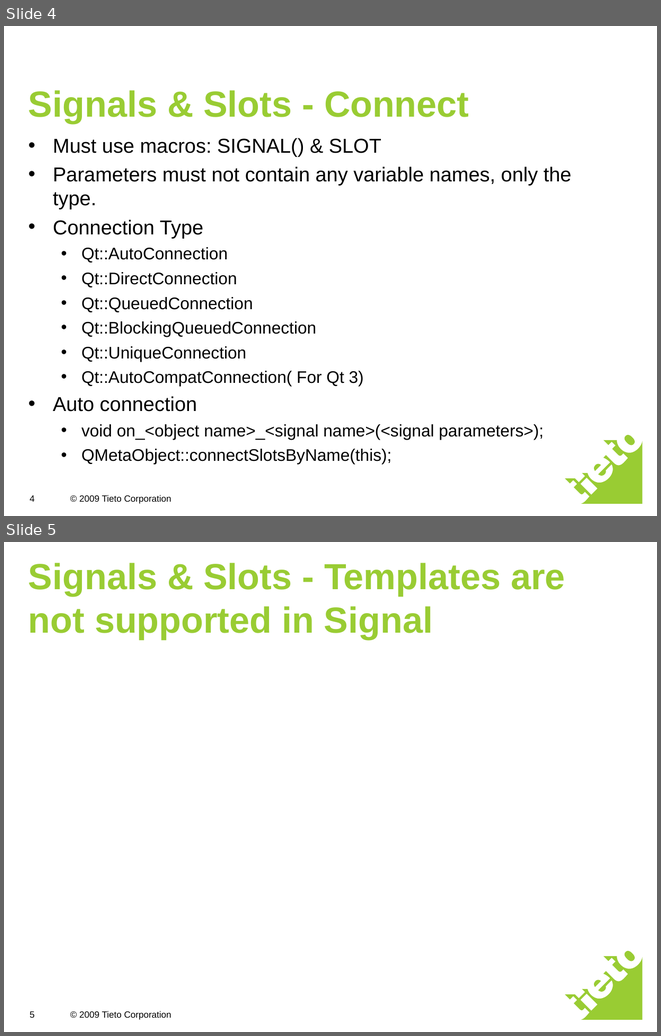
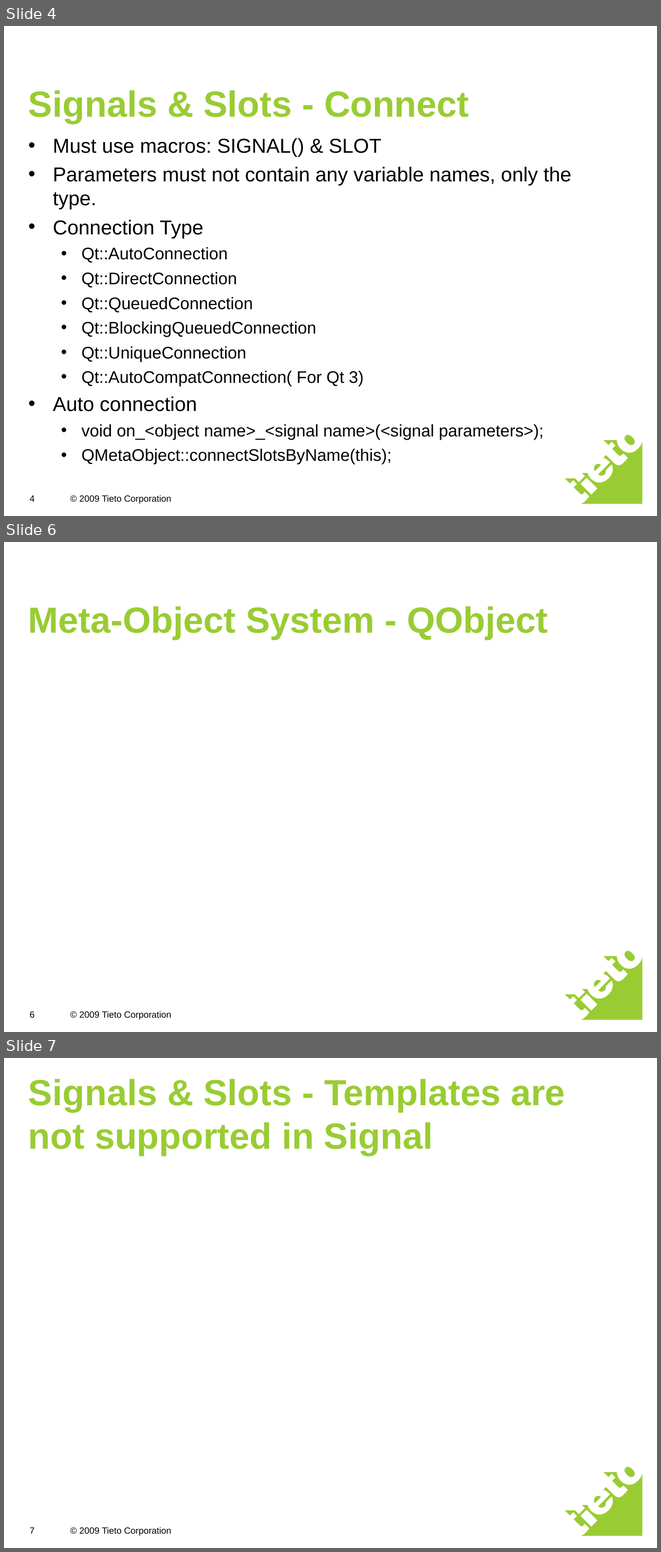
Before and after one commit to freebendy/My-Demos, a slide deck: qt/Signals&Slots.ppt. Shown one above the other, each under a label of ours: slides 4 and 5 before the commit, slides 4, 6 and 7 after it; the slides between them are not shown. The pictures are 661x1036 and 661x1552 pixels, drawn with LibreOffice and Linux fonts; fonts in the diff are those of the drawing. Boxes give left, top, right and bottom in pixels: in the first picture for what was removed or moved away, otherwise in the second. Text is boxed around its words. In the diff, an @@ line names an element or a change of style, - is before the commit and + after.

```diff
--- a/qt/Signals&Slots.ppt
+++ b/qt/Signals&Slots.ppt
@@ slide 6 added at [4,542,657,1032], background #FFFFFF; not listed: 2 template elements that a slide beside it also shows @@
@@ title added at [28,606,548,640], 40 pt, text #99CC33, bold @@
+Meta-Object System - QObject
@@ page number added at [29,1011,35,1017], 10 pt, text #000000 @@
+6
@@ what was slide 5 is now slide 7 @@
@@ page number at [29,1527,35,1533]: text changed @@
-5
+7
```
Also in this commit, not shown: 1 other slide added.
